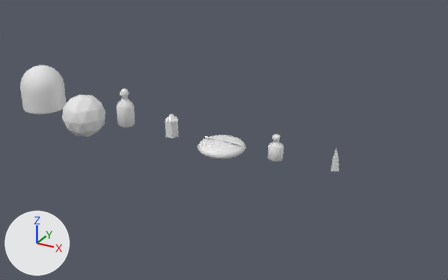
One commit to the Blender file tools/blender/wpharm/fx_wpharm.blend: the scene before it, then after it.
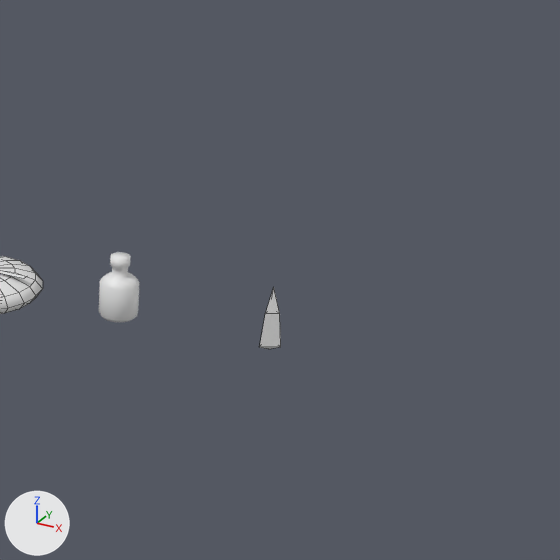
There are two pictures of each version: one whole from a 50 mm lens placed at (20.81, -20.19, 10.41), pointed at (9.49, 0.41, 0.12), one close up on the part from 51% to 100% of the width and 13% to 91% of the height. Every picture has the same lights, and +X, +Y and +Z are marked at lower left. The last two pictures show the newer version. The close-ups show mesh edges as thin lines.

In view in the first close-up: 'wp_shard', 'wp_tablet', 'wp_vial'.
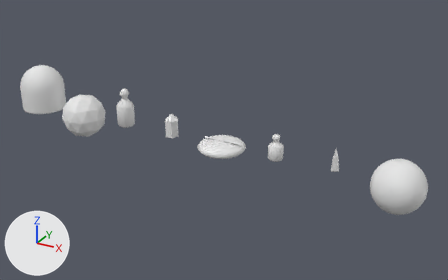
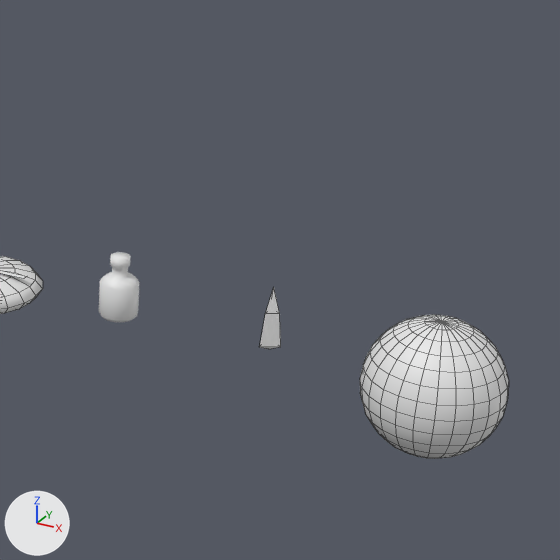
What differs and where, as boxes (x1, y1, x2, y2) in the close-ups (560 x 560 px):
'wp_sphere', added
    after: (360, 315, 509, 459)

Patch to the scene script:
```diff
--- a/tools/blender/wpharm/fx_wpharm.blend.py
+++ b/tools/blender/wpharm/fx_wpharm.blend.py
@@ me_wp_sphere @@
+me_wp_sphere.from_pydata(...)  # a UV sphere (24 segments, 14 rings, poles along z) spanning x -1.0..1.0, y -1.0..1.0, z -1.0..1.0
+me_wp_sphere.polygons.foreach_set('use_smooth', [True] * 336)
@@ ob_wp_sphere @@
+ob_wp_sphere = bpy.data.objects.new('wp_sphere', me_wp_sphere)
+ob_wp_sphere.location = (16.8, 0.0, 0.0)
```
